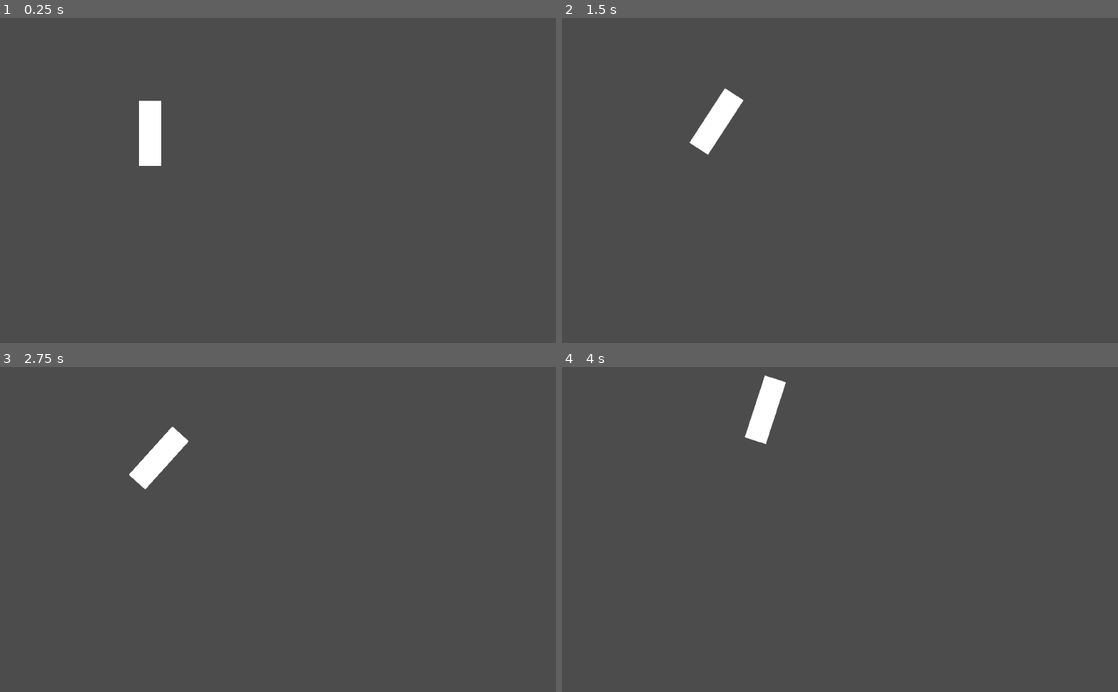
Above: before the commit, frames 1-4 (two rows, left to right).
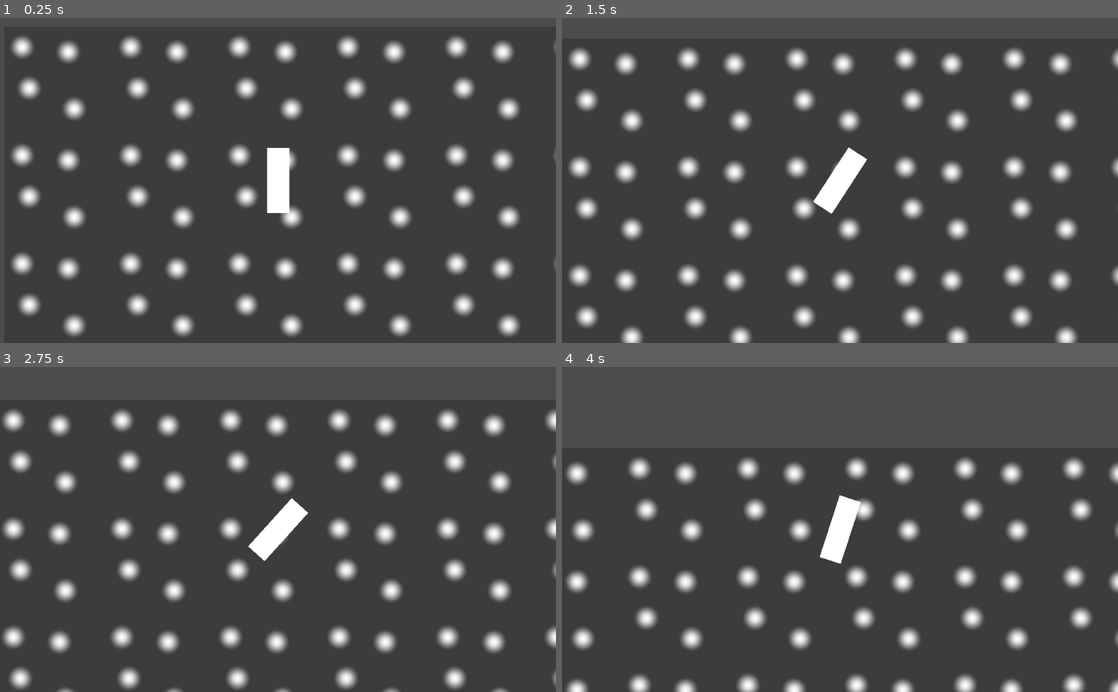
Above: after the commit, the same moments.

Repository: the-g-force/FamJam-April2020
Game: Godot game, scene res://src/Level.tscn
The game is run twice, just before and just after one commit, with the same random seed, the same clock (stepped at 60 frames per second) and the same inputs.
Inputs:
- Up to frame 1 (0.25 s): no input
- Up to frame 2 (1.5 s): hold Right (TurnRight) 0.53-1.28 s; hold Left (TurnLeft) from 1.28 s (still down)
- Up to frame 3 (2.75 s): release Left (TurnLeft) at 2.03 s; hold Right (TurnRight) from 2.03 s (still down)
- Up to frame 4 (4 s): release Right (TurnRight) at 2.78 s; hold Up (Thrust) 2.78-3.53 s; hold Left (TurnLeft) from 3.53 s (still down)

The runs differ from the first frame. In frame 1, 12% of the frame differs, in the area x 2-100%, y 5-98%; in frame 2, 12%; in frame 3, 12%; in frame 4, 10%.

Commit message:
Add proof of concept, fixed-size level edges

Diff:
--- a/project/src/Level.tscn
+++ b/project/src/Level.tscn
@@ -1,7 +1,27 @@
-[gd_scene load_steps=2 format=2]
+[gd_scene load_steps=4 format=2]
 
 [ext_resource path="res://src/Rocket.tscn" type="PackedScene" id=1]
+[ext_resource path="res://assets/background.png" type="Texture" id=2]
+
+[sub_resource type="RectangleShape2D" id=1]
+extents = Vector2( 3147.6, 10 )
 
 [node name="Node2D" type="Node2D"]
 
+[node name="Sprite" type="Sprite" parent="."]
+position = Vector2( 2.33582, 6.90073 )
+texture = ExtResource( 2 )
+centered = false
+region_enabled = true
+region_rect = Rect2( 0, 0, 5000, 5000 )
+
 [node name="Rocket" parent="." instance=ExtResource( 1 )]
+position = Vector2( 506.504, 293.862 )
+
+[node name="Camera2D" type="Camera2D" parent="Rocket"]
+current = true
+
+[node name="StaticBody2D" type="StaticBody2D" parent="."]
+
+[node name="CollisionShape2D" type="CollisionShape2D" parent="StaticBody2D"]
+shape = SubResource( 1 )
Not shown, added: project/assets/background.png.import
